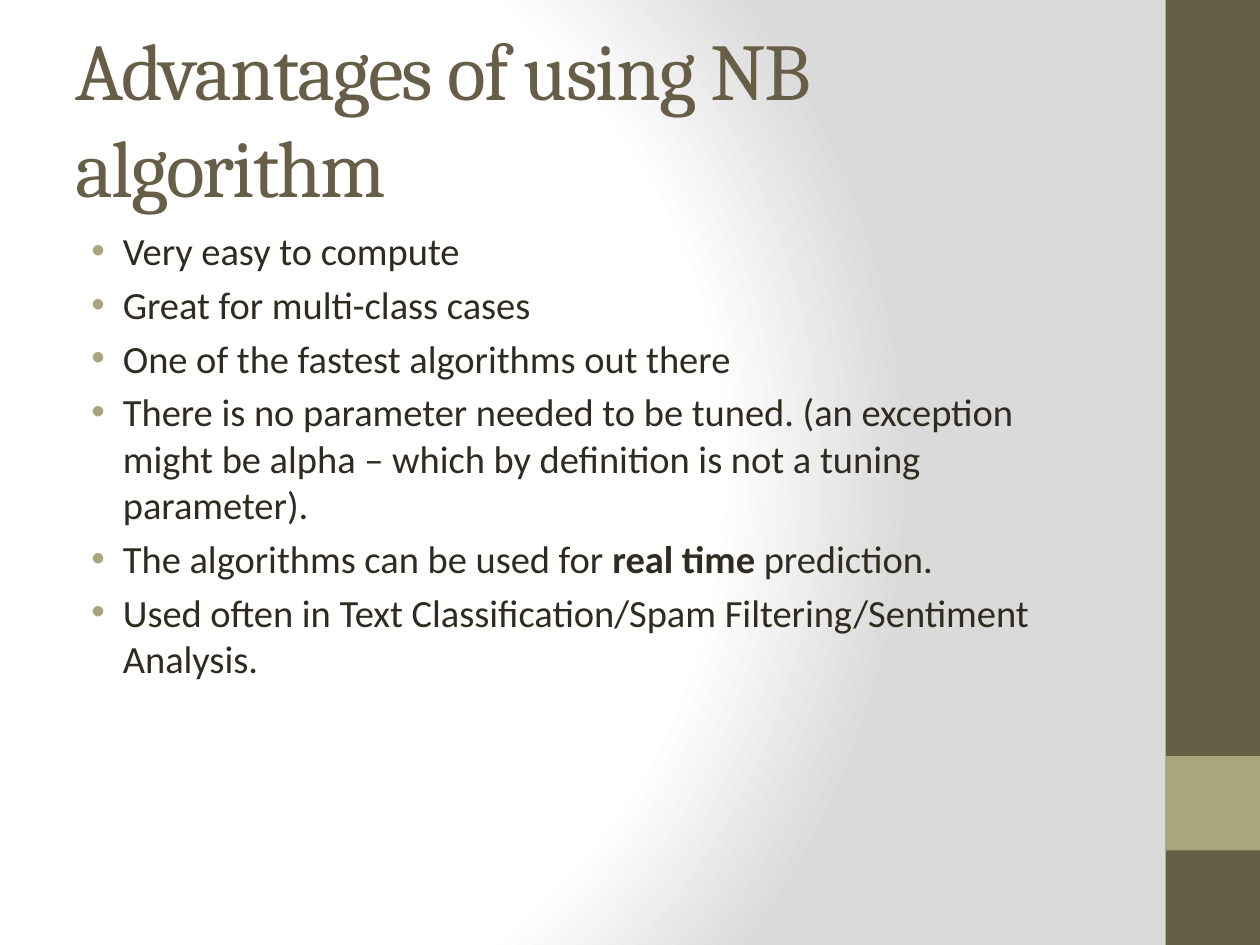
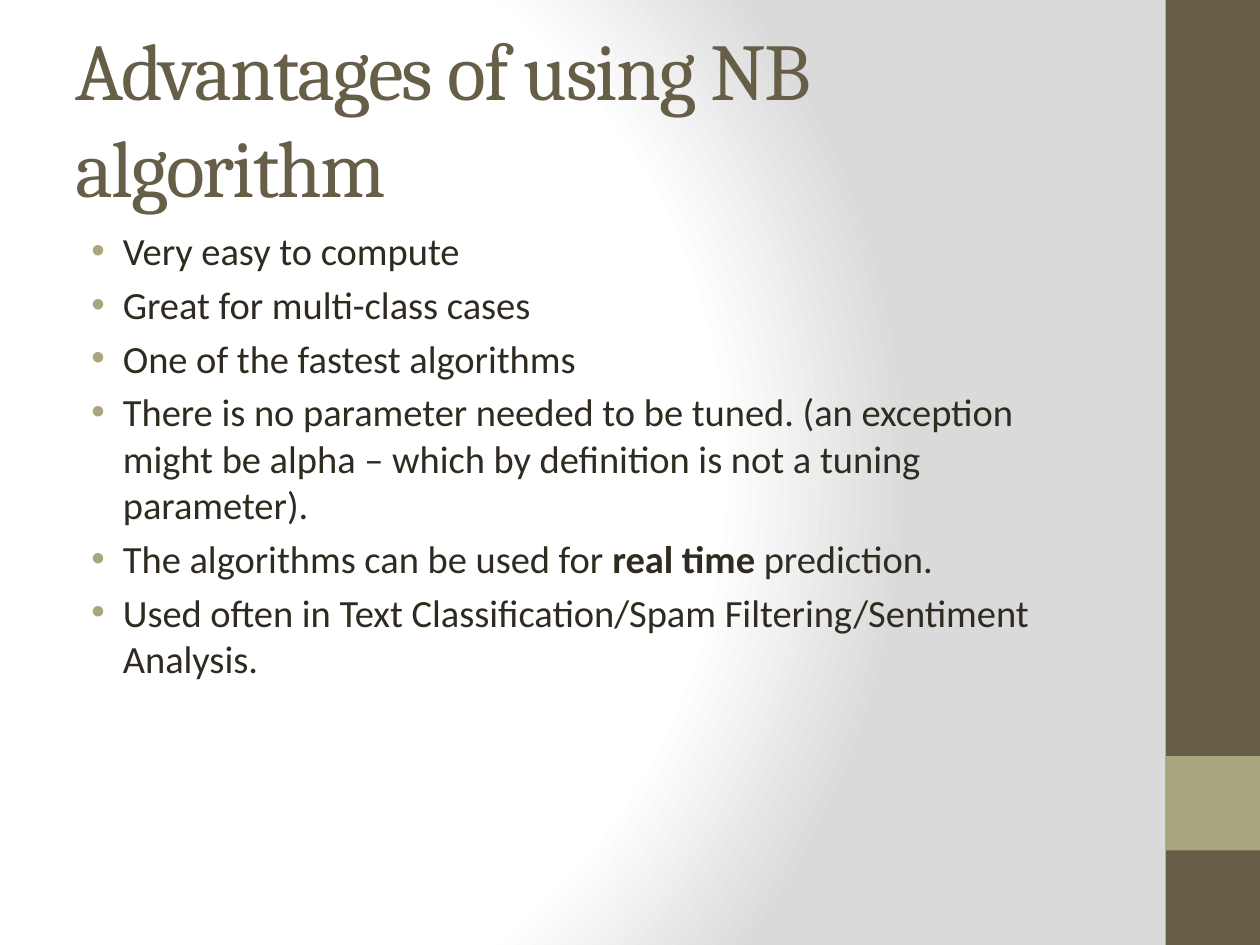
Before and after one commit to readywater/SF-DAT-20, a slide deck: slide 13 of Lecture Notes-Slides/Lecture 17.pptx. Drawn at 1260x945 pixels with LibreOffice and Linux fonts; fonts in the diff are those of the drawing. Boxes give left, top, right and bottom in pixels: in the first picture for what was removed or moved away, otherwise in the second. Text is boxed around its words. In the diff, an @@ line names an element or a change of style, - is before the commit and + after.

```diff
--- a/Lecture Notes-Slides/Lecture 17.pptx
+++ b/Lecture Notes-Slides/Lecture 17.pptx
@@ text at [123, 346, 575, 380]: text changed @@
-• One of the fastest algorithms out there
+• One of the fastest algorithms
```
Also in this commit, not shown: 5 other slides changed.
